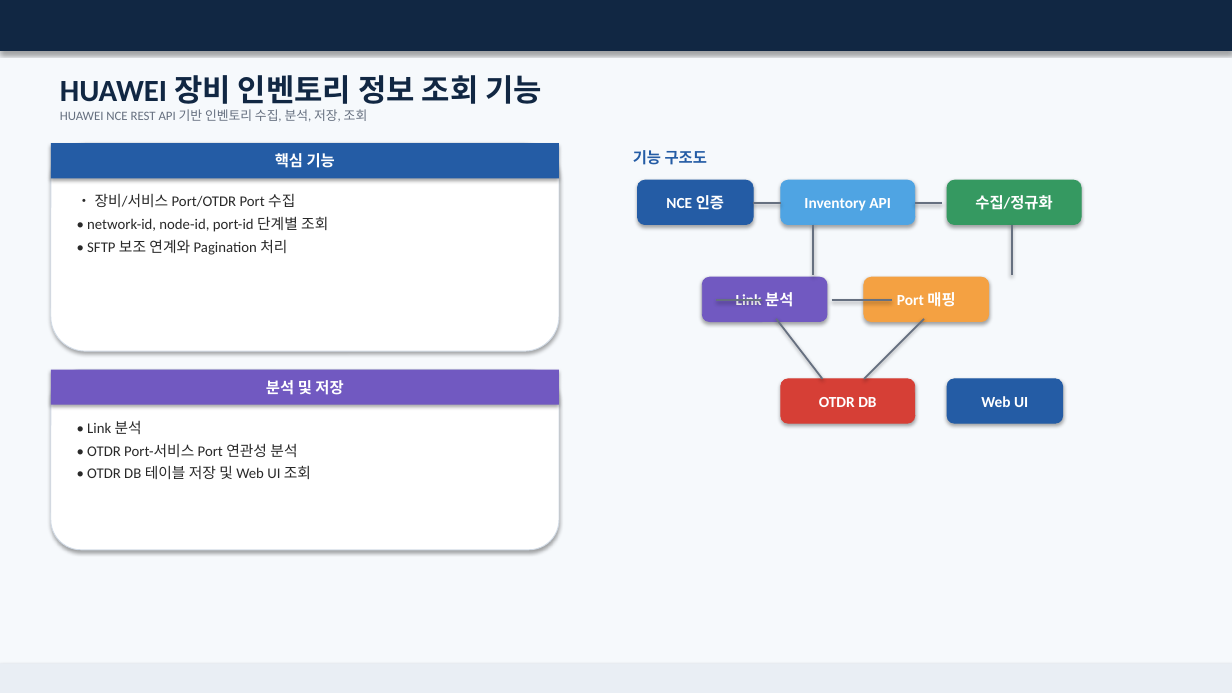
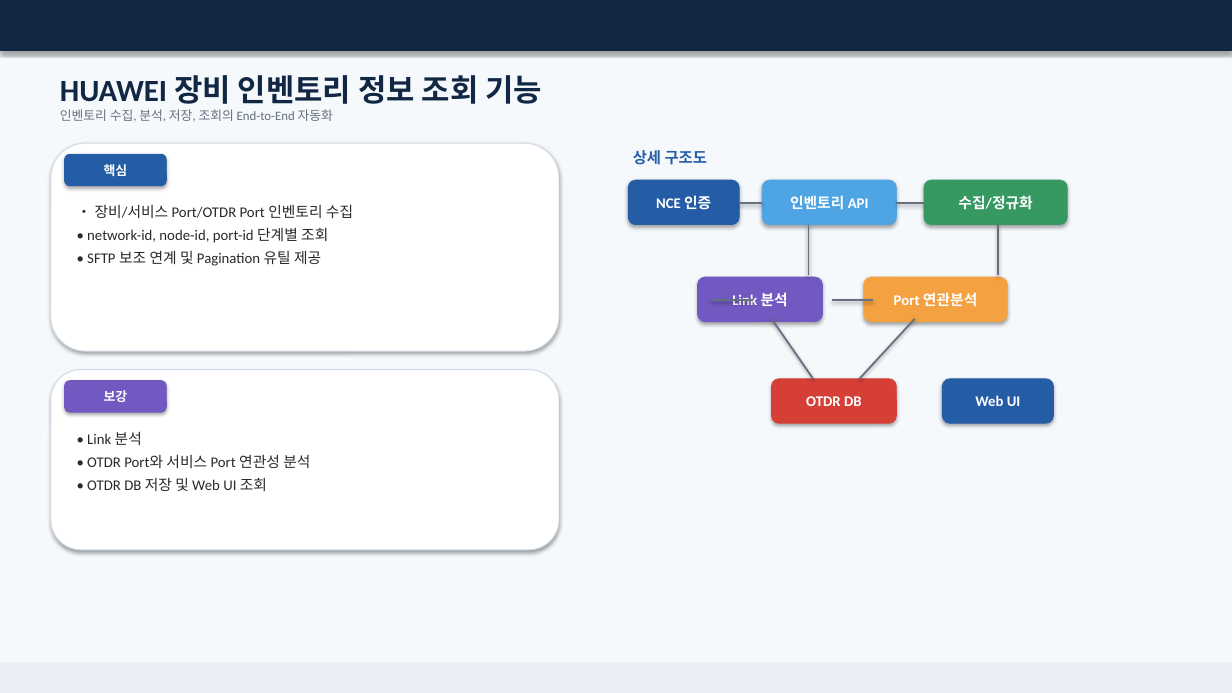
Before and after one commit to gmncreat/project-plan, a slide deck: slide 2 of output/SKT_OTDR_선로품질관리시스템_고도화_개발계획서_최종.pptx. Drawn at 1232x693 pixels with LibreOffice and Linux fonts; fonts in the diff are those of the drawing. Boxes give left, top, right and bottom in pixels: in the first picture for what was removed or moved away, otherwise in the second. Text is boxed around its words. In the diff, an @@ line names an element or a change of style, - is before the commit and + after.

Commit message:
docs: further refine OTDR project plan PPT

```diff
--- a/output/SKT_OTDR_선로품질관리시스템_고도화_개발계획서_최종.pptx
+++ b/output/SKT_OTDR_선로품질관리시스템_고도화_개발계획서_최종.pptx
@@ text at box(60, 109, 333, 122): text changed @@
-HUAWEI NCE REST API 기반 인벤토리 수집, 분석, 저장, 조회
+인벤토리 수집, 분석, 저장, 조회의 End-to-End 자동화
@@ rounded rectangle "핵심": place and size @@
-rounded rectangle "핵심" at box(51, 143, 559, 178)
+rounded rectangle "핵심" at box(65, 154, 166, 186)
@@ rounded rectangle "핵심" at box(65, 154, 166, 186): rectangle to rounded rectangle; outline none to #245CA5 0.75 pt @@
@@ text in rounded rectangle at box(104, 164, 128, 176): text changed; size 12 to 10 pt @@
-핵심 기능
+핵심
@@ text at box(633, 150, 707, 165): text changed @@
-기능 구조도
+상세 구조도
@@ text "• 장비/서비스 Port/OTDR Port 인벤토리 ...": place and size @@
-text "• 장비/서비스 Port/OTDR Port 인벤토리 ..." at box(87, 193, 328, 255)
+text "• 장비/서비스 Port/OTDR Port 인벤토리 ..." at box(87, 204, 353, 266)
@@ text at box(95, 204, 353, 218): text changed @@
-• 장비/서비스 Port/OTDR Port 수집
+• 장비/서비스 Port/OTDR Port 인벤토리 수집
@@ rounded rectangle "NCE 인증": place and size @@
-rounded rectangle "NCE 인증" at box(638, 180, 753, 225)
+rounded rectangle "NCE 인증" at box(628, 180, 739, 225)
@@ line moved from (753, 203) - (781, 203) to (739, 203) - (762, 203) @@
@@ rounded rectangle "인벤토리 API": place and size @@
-rounded rectangle "인벤토리 API" at box(781, 180, 915, 225)
+rounded rectangle "인벤토리 API" at box(762, 180, 897, 225)
@@ text in rounded rectangle at box(790, 195, 869, 210): text changed; size 12 to 11.5 pt @@
-Inventory API
+인벤토리 API
@@ line moved from (915, 203) - (943, 203) to (897, 203) - (924, 203) @@
@@ size 12 to 11.5 pt in 5 elements at box(698, 277, 823, 322), box(943, 379, 1054, 423), box(628, 180, 739, 225), box(772, 379, 897, 423), box(924, 180, 1067, 225) @@
@@ rounded rectangle "수집/정규화": place and size @@
-rounded rectangle "수집/정규화" at box(947, 180, 1081, 225)
+rounded rectangle "수집/정규화" at box(924, 180, 1067, 225)
@@ line moved from (813, 225) - (813, 275) to (809, 225) - (809, 275) @@
@@ line moved from (1012, 225) - (1012, 275) to (998, 225) - (998, 275) @@
@@ text at box(87, 250, 321, 266): text changed @@
-• SFTP 보조 연계와 Pagination 처리
+• SFTP 보조 연계 및 Pagination 유틸 제공
@@ rounded rectangle "Link 분석": place and size @@
-rounded rectangle "Link 분석" at box(702, 277, 827, 322)
+rounded rectangle "Link 분석" at box(698, 277, 823, 322)
@@ rounded rectangle "Port 연관분석": place and size @@
-rounded rectangle "Port 연관분석" at box(864, 277, 989, 322)
+rounded rectangle "Port 연관분석" at box(864, 277, 1007, 322)
@@ text in rounded rectangle at box(894, 292, 977, 307): text changed; size 12 to 11.5 pt @@
-Port 매핑
+Port 연관분석
@@ line moved from (762, 300) - (716, 300) to (753, 300) - (712, 300) @@
@@ line moved from (776, 319) - (823, 379) to (772, 319) - (813, 379) @@
@@ line moved from (832, 300) - (892, 300) to (832, 300) - (873, 300) @@
@@ line moved from (924, 319) - (864, 379) to (915, 319) - (860, 379) @@
@@ rectangle removed at box(51, 370, 559, 405) @@
-분석 및 저장
@@ rounded rectangle added at box(65, 381, 166, 412), fill #7159C1, outline #7159C1 0.75 pt, 10 pt, text #FFFFFF, bold @@
+보강
@@ rounded rectangle "OTDR DB": place and size @@
-rounded rectangle "OTDR DB" at box(781, 379, 915, 423)
+rounded rectangle "OTDR DB" at box(772, 379, 897, 423)
@@ rounded rectangle "Web UI": place and size @@
-rounded rectangle "Web UI" at box(947, 379, 1063, 423)
+rounded rectangle "Web UI" at box(943, 379, 1054, 423)
@@ text "• Link 분석": place and size @@
-text "• Link 분석" at box(87, 421, 311, 479)
+text "• Link 분석" at box(87, 431, 310, 491)
@@ text at box(87, 454, 310, 491): text changed @@
-• OTDR Port-서비스 Port 연관성 분석
-• OTDR DB 테이블 저장 및 Web UI 조회
+• OTDR Port와 서비스 Port 연관성 분석
+• OTDR DB 저장 및 Web UI 조회
```
Also in this commit, not shown: 10 other slides changed.
